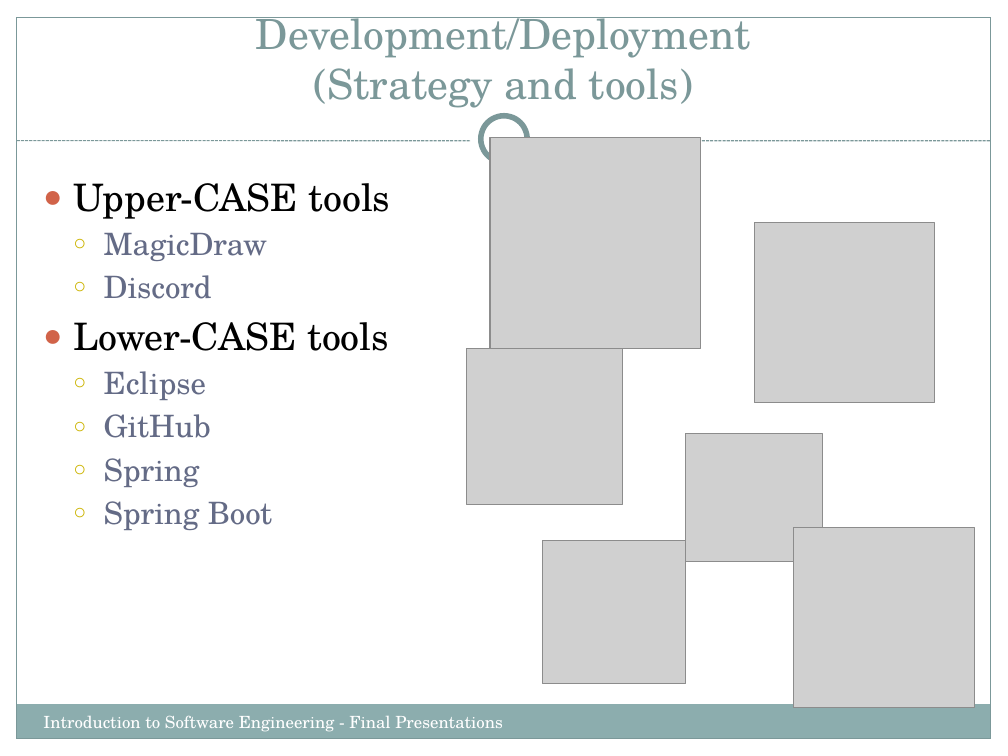
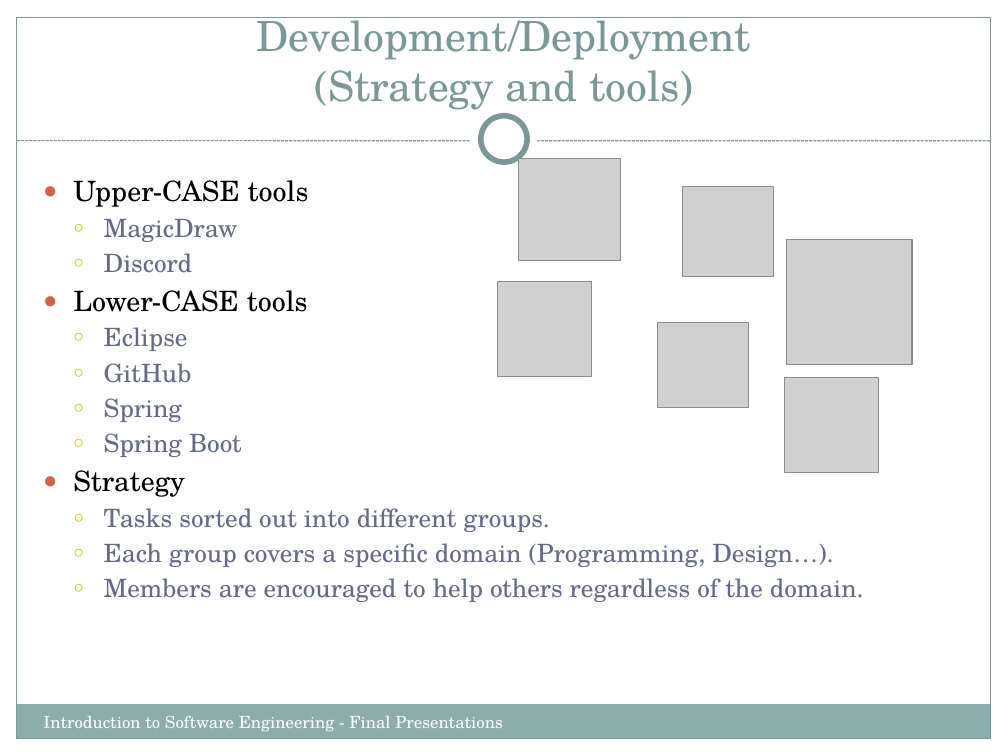
Before and after one commit to Cyber-Punk-REAS/the_project, a slide deck: slide 16 of IntroSWEng.FinalPresentations.pptx (slide 13 before the commit). Drawn at 1008x756 pixels with LibreOffice and Linux fonts; fonts in the diff are those of the drawing; grey boxes stand for pictures. Boxes give left, top, right and bottom in pixels: in the first picture for what was removed or moved away, otherwise in the second. Text is boxed around its words. In the diff, an @@ line names an element or a change of style, - is before the commit and + after.

Commit message:
Add files via upload
Finished the final presentation

```diff
--- a/IntroSWEng.FinalPresentations.pptx
+++ b/IntroSWEng.FinalPresentations.pptx
@@ picture: place and size @@
-picture at [490, 137, 701, 348]
+picture at [518, 158, 620, 260]
@@ text at [73, 180, 309, 457]: size 27 to 20 pt in "Upper-CASE tools", "Lower-CASE tools"; size 22 to 18 pt in "MagicDraw", "Discord", "Eclipse", "GitHub" and 2 more places; less space between paragraphs @@
@@ picture: place and size @@
-picture at [754, 223, 934, 403]
+picture at [682, 186, 773, 277]
@@ picture added at [786, 239, 911, 364] @@
@@ picture added at [498, 282, 593, 377] @@
@@ picture: place and size @@
-picture at [685, 433, 823, 561]
+picture at [657, 323, 748, 407]
@@ picture removed at [467, 349, 623, 505] @@
@@ picture added at [784, 378, 879, 473] @@
@@ text at [73, 470, 864, 602]: paragraphs added @@
+● Strategy
+  ○ Tasks sorted out into different groups.
+  ○ Each group covers a specific domain (Programming, Design…).
+  ○ Members are encouraged to help others regardless of the domain.
@@ picture removed at [794, 527, 975, 708] @@
@@ picture removed at [542, 540, 685, 683] @@
```
Also in this commit, not shown: 13 other slides changed, 1 slide added, 1 slide removed.
